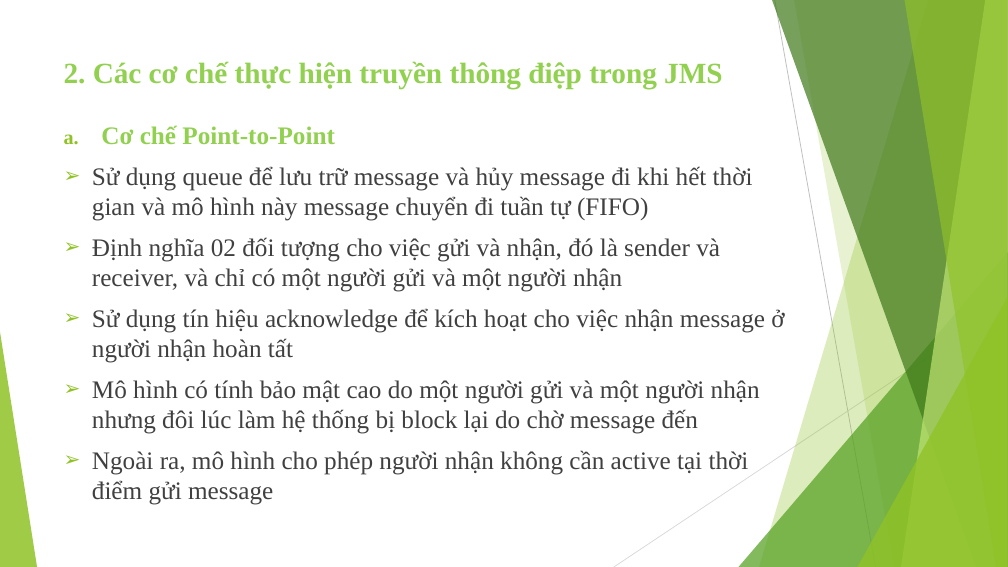
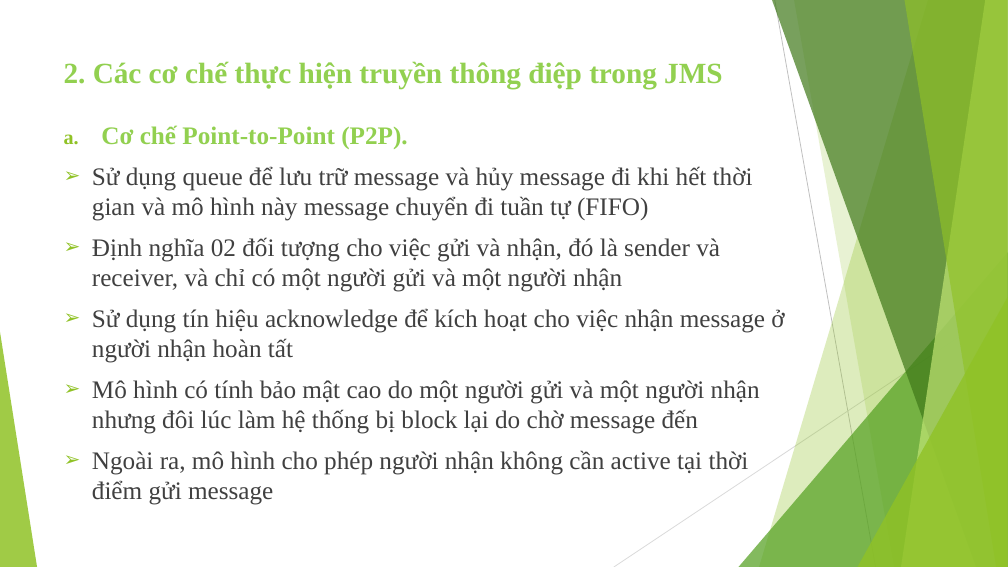
Before and after one commit to tranchuyen282/PTIT, a slide deck: slide 9 of PTPMDV/SlideJMS.pptx (slide 8 before the commit). Drawn at 1008x567 pixels with LibreOffice and Linux fonts; fonts in the diff are those of the drawing. Boxes give left, top, right and bottom in pixels: in the first picture for what was removed or moved away, otherwise in the second. Text is boxed around its words. In the diff, an @@ line names an element or a change of style, - is before the commit and + after.

```diff
--- a/PTPMDV/SlideJMS.pptx
+++ b/PTPMDV/SlideJMS.pptx
@@ text at bbox=[101, 125, 407, 149]: text changed @@
-a. Cơ chế Point-to-Point
+a. Cơ chế Point-to-Point (P2P).
```
Also in this commit, not shown: 5 other slides changed, 4 slides added, 3 slides removed, 9 other files.
